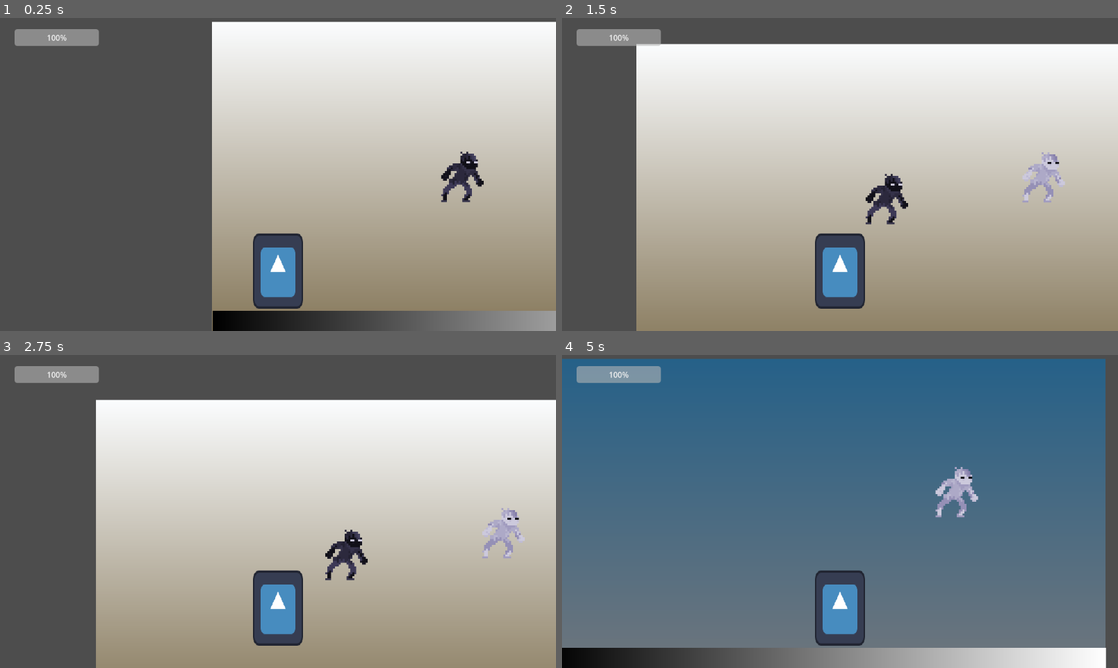
Above: before the commit, frames 1-4 (two rows, left to right).
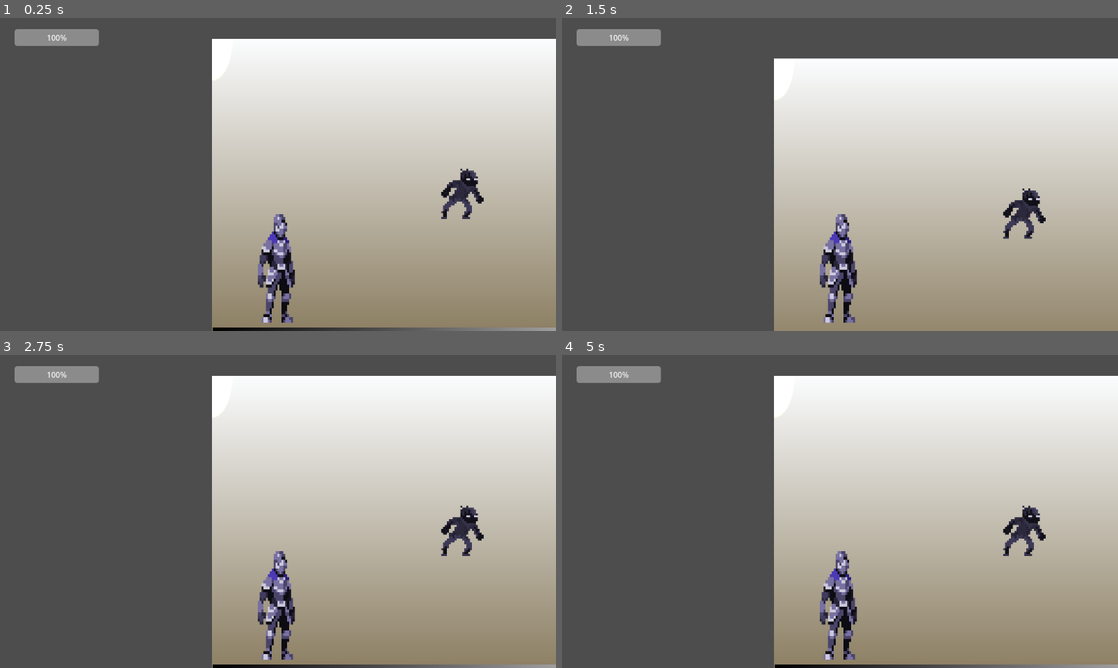
Above: after the commit, the same moments.

Repository: hugoc7/AbyssGameJam
Game: Godot game, scene res://levels/level1.tscn
The game is run twice, just before and just after one commit, with the same random seed, the same clock (stepped at 60 frames per second) and the same inputs. The engine's default icon, where the game draws it, is replaced by a stand-in: a white triangle on a blue panel in a dark square.
Inputs:
- Up to frame 1 (0.25 s): no input
- Up to frame 2 (1.5 s): tap Enter (ui_accept) at 0.5, 0.6 s; hold Right (ui_right) from 0.53 s (still down); tap W (jump, bound only after the commit) at 0.77, 1.07 s; tap Space (switch_level_color, bound only after the commit) at 0.8, 1.35 s
- Up to frame 3 (2.75 s): tap W (jump, bound only after the commit) at 1.52, 1.55, 1.82, 2.1 s; release Right (ui_right) at 2.03 s; hold Left (ui_left) from 2.03 s (still down); tap Enter (ui_accept) at 2.3 s
- Up to frame 4 (5 s): release Left (ui_left) at 2.78 s; hold Right (ui_right) 2.78-4.28 s; tap Enter (ui_accept) at 2.85, 4.35 s; tap W (jump, bound only after the commit) at 3.02, 3.32, 3.77, 3.8, 4.07, 4.52, 4.82 s; tap Space (switch_level_color, bound only after the commit) at 3.05, 3.6 s; tap C (debug_switch_level_color, bound only before the commit) at 4.15 s; hold Left (ui_left) from 4.28 s (still down)

The runs differ from the first frame. In frame 1, 9.7% of the frame differs, in the area x 38-100%, y 1-99%; in frame 2, 30%; in frame 3, 27%; in frame 4, 97%, in the area x 0-100%, y 1-100%.

Commit message:
add player flip when move

Diff:
--- a/enemy/enemy_contact.tscn
+++ b/enemy/enemy_contact.tscn
@@ -7,6 +7,15 @@
 [sub_resource type="CapsuleShape2D" id="CapsuleShape2D_okoi0"]
 radius = 44.0
 height = 102.0
+
+[sub_resource type="Gradient" id="Gradient_auxh5"]
+colors = PackedColorArray(1, 1, 0.317647, 1, 0, 0, 0, 1)
+
+[sub_resource type="GradientTexture2D" id="GradientTexture2D_d5qto"]
+gradient = SubResource("Gradient_auxh5")
+fill = 1
+fill_from = Vector2(0.5, 0.5)
+fill_to = Vector2(0.883621, 0.211207)
 
 [node name="EnemyContact" type="Area2D"]
 texture_filter = 1
@@ -27,3 +36,10 @@
 
 [node name="CooldownTimer" type="Timer" parent="."]
 one_shot = true
+
+[node name="PointLight2D" type="PointLight2D" parent="CooldownTimer"]
+scale = Vector2(0.490234, 1)
+energy = 3.45
+texture = SubResource("GradientTexture2D_d5qto")
+texture_scale = 2.8
+height = 100.0
--- a/game_manager/game_manager.gd
+++ b/game_manager/game_manager.gd
@@ -30,7 +30,7 @@
 
 
 func _process(delta):
-	if Input.is_action_just_pressed("debug_switch_level_color"):
+	if Input.is_action_just_pressed("switch_level_color"):
 		_switch_color()
 
 	# si le joueur sort du monde on le remet au spawn
--- a/levels/level1.tscn
+++ b/levels/level1.tscn
@@ -50,10 +50,14 @@
 
 [node name="EnemyContact" parent="Enemy" instance=ExtResource("5_mowys")]
 position = Vector2(843, 262)
+damage = 10
+attack_range = 200.0
 
 [node name="EnemyContact2" parent="Enemy" instance=ExtResource("5_mowys")]
 position = Vector2(518, 307)
 color = 1
+damage = 10
+attack_range = 200.0
 
 [node name="HUD" parent="." instance=ExtResource("7_vfnx0")]
 
--- a/player/player.gd
+++ b/player/player.gd
@@ -25,14 +25,15 @@
 		velocity.y += gravity * delta
 
 	# Handle jump.
-	if Input.is_action_just_pressed("ui_accept") and is_on_floor():
+	if Input.is_action_just_pressed("jump") and is_on_floor():
 		velocity.y = JUMP_VELOCITY
 
 	# Get the input direction and handle the movement/deceleration.
 	# As good practice, you should replace UI actions with custom gameplay actions.
-	var direction = Input.get_axis("ui_left", "ui_right")
+	var direction = Input.get_axis("move_left", "move_right")
 	if direction:
 		velocity.x = direction * SPEED
+		$Sprite2D.scale.x = sign(direction) * abs($Sprite2D.scale.x)
 	else:
 		velocity.x = move_toward(velocity.x, 0, SPEED)
 
--- a/player/player.tscn
+++ b/player/player.tscn
@@ -1,19 +1,47 @@
-[gd_scene load_steps=4 format=3 uid="uid://ck8o5v52wgvf6"]
+[gd_scene load_steps=7 format=3 uid="uid://ck8o5v52wgvf6"]
 
 [ext_resource type="Script" path="res://player/player.gd" id="1_esoqt"]
-[ext_resource type="Texture2D" uid="uid://b2uelpqirx0bl" path="res://icon.svg" id="1_v26xu"]
+[ext_resource type="Texture2D" uid="uid://bdtdr4vcgseu0" path="res://player/Character_Blanc.png" id="2_ibxpq"]
+
+[sub_resource type="Gradient" id="Gradient_o247o"]
+colors = PackedColorArray(1, 1, 0.317647, 1, 0, 0, 0, 1)
+
+[sub_resource type="GradientTexture2D" id="GradientTexture2D_isls0"]
+gradient = SubResource("Gradient_o247o")
+fill = 1
+fill_from = Vector2(0.5, 0.5)
+fill_to = Vector2(0.883621, 0.211207)
 
 [sub_resource type="CapsuleShape2D" id="CapsuleShape2D_2jslw"]
-radius = 55.0
-height = 164.0
+radius = 41.0
+height = 234.0
+
+[sub_resource type="RectangleShape2D" id="RectangleShape2D_7urbb"]
+size = Vector2(282.418, 171)
 
 [node name="Player" type="CharacterBody2D"]
 script = ExtResource("1_esoqt")
+
+[node name="PointLight2D" type="PointLight2D" parent="."]
+visible = false
+scale = Vector2(0.490234, 1)
+energy = 1.16
+texture = SubResource("GradientTexture2D_isls0")
+texture_scale = 5.0
+height = 100.0
 
 [node name="CollisionShape2D" type="CollisionShape2D" parent="."]
 position = Vector2(-1, 0)
 shape = SubResource("CapsuleShape2D_2jslw")
 
 [node name="Sprite2D" type="Sprite2D" parent="."]
-scale = Vector2(0.8125, 1.21875)
-texture = ExtResource("1_v26xu")
+position = Vector2(3, -88)
+scale = Vector2(4.0625, 6.09375)
+texture = ExtResource("2_ibxpq")
+
+[node name="AttackArea" type="Area2D" parent="."]
+scale = Vector2(0.490234, 1)
+
+[node name="CollisionShape2D" type="CollisionShape2D" parent="AttackArea"]
+position = Vector2(193.325, -2.5)
+shape = SubResource("RectangleShape2D_7urbb")
--- a/project.godot
+++ b/project.godot
@@ -25,9 +25,34 @@
 
 [input]
 
-debug_switch_level_color={
+switch_level_color={
 "deadzone": 0.5,
-"events": [Object(InputEventKey,"resource_local_to_scene":false,"resource_name":"","device":-1,"window_id":0,"alt_pressed":false,"shift_pressed":false,"ctrl_pressed":false,"meta_pressed":false,"pressed":false,"keycode":0,"physical_keycode":67,"key_label":0,"unicode":99,"echo":false,"script":null)
+"events": [Object(InputEventKey,"resource_local_to_scene":false,"resource_name":"","device":-1,"window_id":0,"alt_pressed":false,"shift_pressed":false,"ctrl_pressed":false,"meta_pressed":false,"pressed":false,"keycode":32,"physical_keycode":0,"key_label":0,"unicode":32,"echo":false,"script":null)
+]
+}
+move_right={
+"deadzone": 0.5,
+"events": [Object(InputEventKey,"resource_local_to_scene":false,"resource_name":"","device":-1,"window_id":0,"alt_pressed":false,"shift_pressed":false,"ctrl_pressed":false,"meta_pressed":false,"pressed":false,"keycode":0,"physical_keycode":68,"key_label":0,"unicode":100,"echo":false,"script":null)
+]
+}
+move_left={
+"deadzone": 0.5,
+"events": [Object(InputEventKey,"resource_local_to_scene":false,"resource_name":"","device":-1,"window_id":0,"alt_pressed":false,"shift_pressed":false,"ctrl_pressed":false,"meta_pressed":false,"pressed":false,"keycode":0,"physical_keycode":65,"key_label":0,"unicode":113,"echo":false,"script":null)
+]
+}
+jump={
+"deadzone": 0.5,
+"events": [Object(InputEventKey,"resource_local_to_scene":false,"resource_name":"","device":-1,"window_id":0,"alt_pressed":false,"shift_pressed":false,"ctrl_pressed":false,"meta_pressed":false,"pressed":false,"keycode":0,"physical_keycode":87,"key_label":0,"unicode":122,"echo":false,"script":null)
+]
+}
+attack_short={
+"deadzone": 0.5,
+"events": [Object(InputEventMouseButton,"resource_local_to_scene":false,"resource_name":"","device":-1,"window_id":0,"alt_pressed":false,"shift_pressed":false,"ctrl_pressed":false,"meta_pressed":false,"button_mask":1,"position":Vector2(126, 8),"global_position":Vector2(130, 49),"factor":1.0,"button_index":1,"canceled":false,"pressed":true,"double_click":false,"script":null)
+]
+}
+attack_range={
+"deadzone": 0.5,
+"events": [Object(InputEventMouseButton,"resource_local_to_scene":false,"resource_name":"","device":-1,"window_id":0,"alt_pressed":false,"shift_pressed":false,"ctrl_pressed":false,"meta_pressed":false,"button_mask":2,"position":Vector2(170, 6),"global_position":Vector2(174, 47),"factor":1.0,"button_index":2,"canceled":false,"pressed":true,"double_click":false,"script":null)
 ]
 }
 
Not shown: 1 places in enemy/enemy_contact.tscn that only renumber resources
